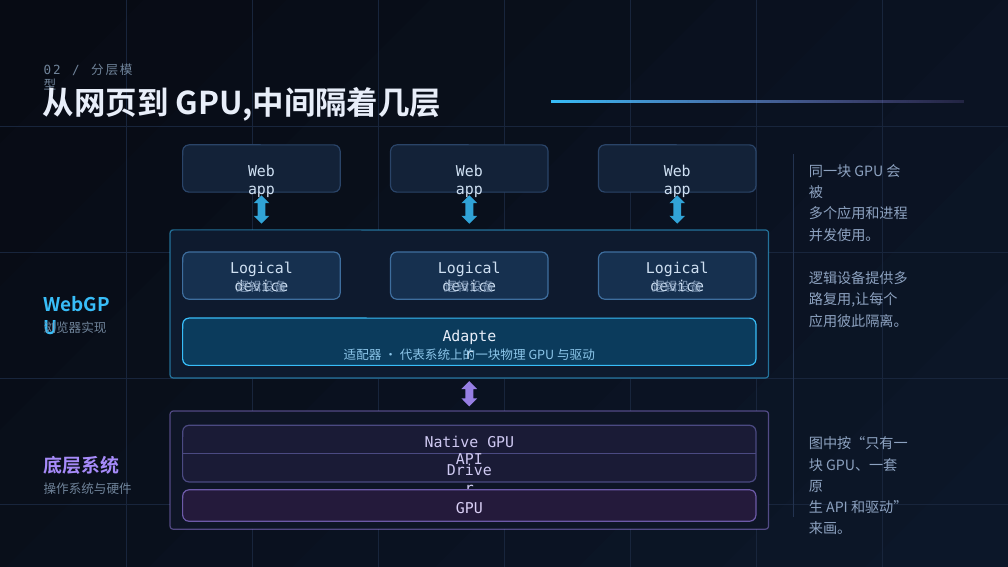
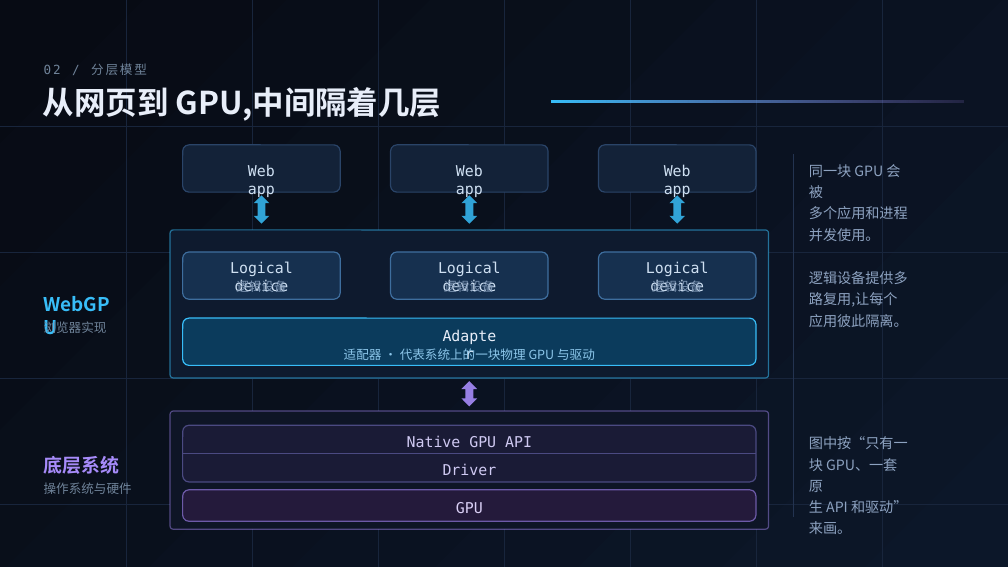
Before and after one commit to hugohe3/ppt-master-examples, a slide deck: slide 3 of examples/ppt169_webgpu_intro_quick/exports/ppt169_webgpu_intro_quick.pptx. Drawn at 1008x567 pixels with LibreOffice and Linux fonts; fonts in the diff are those of the drawing. Boxes give left, top, right and bottom in pixels: in the first picture for what was removed or moved away, otherwise in the second. Text is boxed around its words. In the diff, an @@ line names an element or a change of style, - is before the commit and + after.

```diff
--- a/examples/ppt169_webgpu_intro_quick/exports/ppt169_webgpu_intro_quick.pptx
+++ b/examples/ppt169_webgpu_intro_quick/exports/ppt169_webgpu_intro_quick.pptx
@@ text "02 / 分层模型" rewrapped from bbox=[44, 63, 133, 93] to bbox=[44, 63, 147, 75] @@
@@ text "Native GPU API" rewrapped from bbox=[425, 435, 514, 468] to bbox=[407, 435, 532, 447] @@
@@ text "Driver" rewrapped from bbox=[445, 461, 495, 483] to bbox=[443, 463, 497, 475] @@
```
Also in this commit, not shown: 11 other slides changed, 8 other files.
